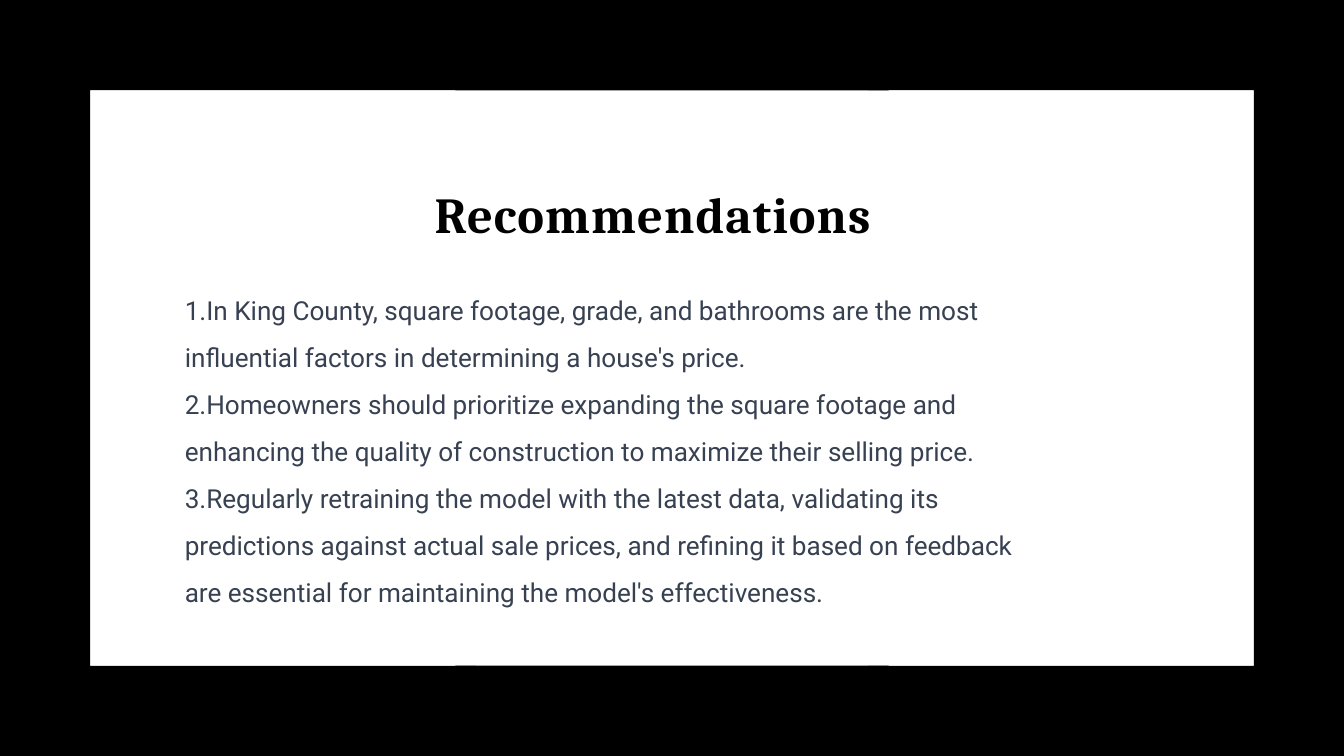
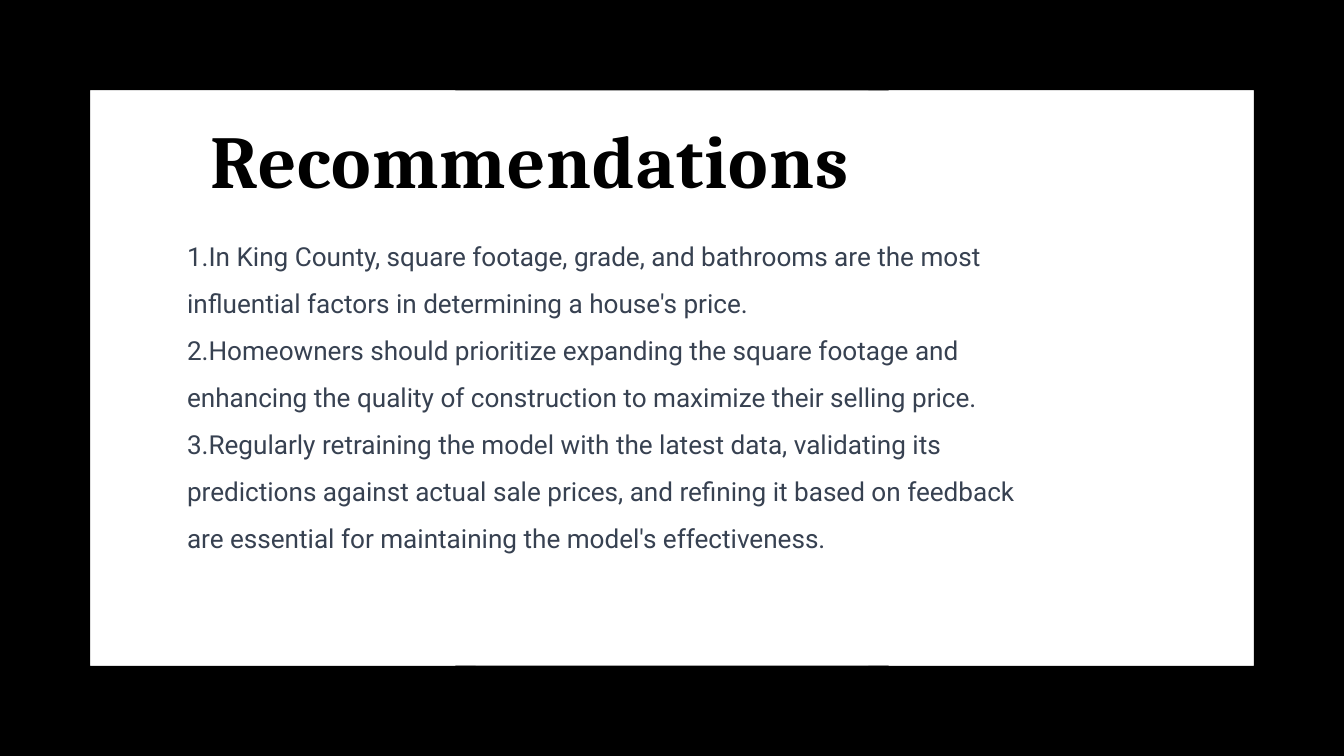
Before and after one commit to charles4data/dsc-phase-2-project-v2-3, a slide deck: slide 8 of PRESENTATION.pptx. Drawn at 1344x756 pixels with LibreOffice and Linux fonts; fonts in the diff are those of the drawing. Boxes give left, top, right and bottom in pixels: in the first picture for what was removed or moved away, otherwise in the second. Text is boxed around its words. In the diff, an @@ line names an element or a change of style, - is before the commit and + after.

```diff
--- a/PRESENTATION.pptx
+++ b/PRESENTATION.pptx
@@ title "Recommendations": place and size @@
-title "Recommendations" at <box>435,198,871,234</box>
+title "Recommendations" at <box>210,136,848,189</box>
@@ title "Recommendations" at <box>210,136,848,189</box>: size 54 to 80 pt; alignment left to centre @@
@@ text "In King County, square footage, ...": place and size @@
-text "In King County, square footage, ..." at <box>185,300,1012,608</box>
+text "In King County, square footage, ..." at <box>187,246,1014,554</box>
```
Also in this commit, not shown: 3 other slides changed, 2 other files.
